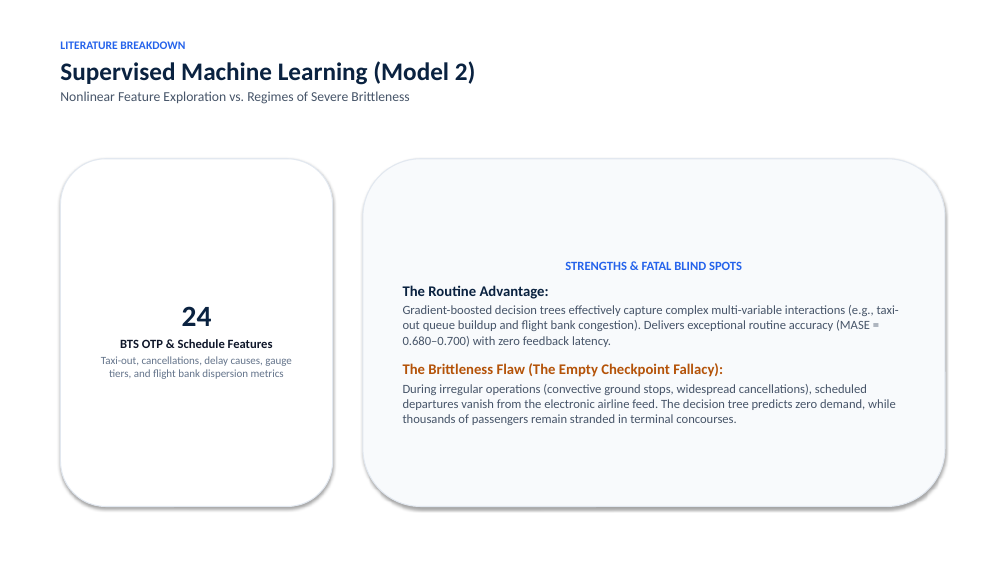
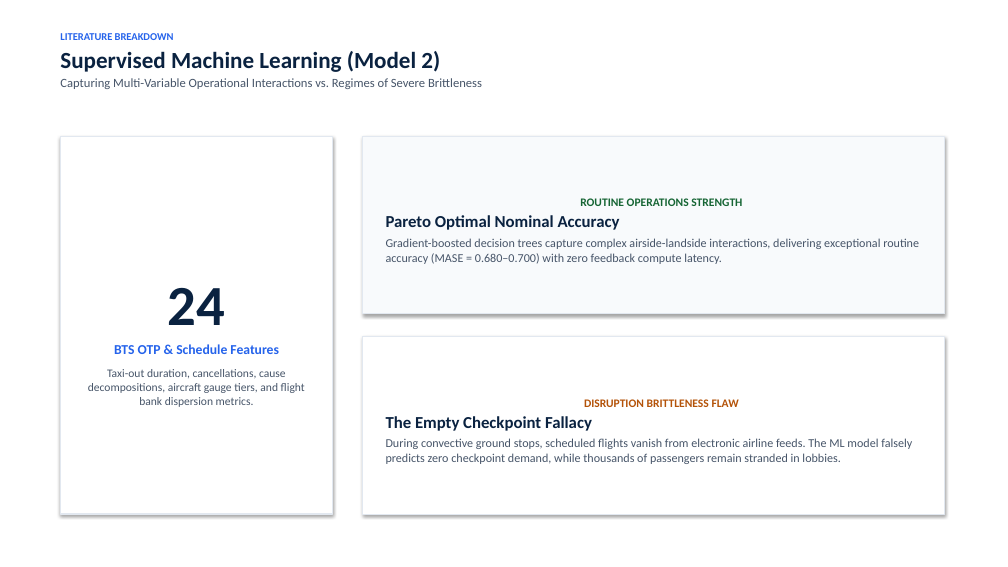
Before and after one commit to leila-gleich/final-thesis, a slide deck: slide 12 of Recommended-Thesis-Defense-Deck.pptx. Drawn at 1008x567 pixels with LibreOffice and Linux fonts; fonts in the diff are those of the drawing. Boxes give left, top, right and bottom in pixels: in the first picture for what was removed or moved away, otherwise in the second. Text is boxed around its words. In the diff, an @@ line names an element or a change of style, - is before the commit and + after.

```diff
--- a/Recommended-Thesis-Defense-Deck.pptx
+++ b/Recommended-Thesis-Defense-Deck.pptx
@@ text at (x1=60, y1=33, x2=440, y2=72): size 11 to 10 pt in "LITERATURE BREAKDOWN"; size 24 to 22 pt in "Supervised Machine Learning (Model 2)"; less space between paragraphs @@
@@ text "LITERATURE BREAKDOWN" moved from (x1=60, y1=41, x2=476, y2=104) to (x1=60, y1=33, x2=482, y2=89) @@
@@ text at (x1=60, y1=78, x2=482, y2=89): text changed; size 13 to 12 pt @@
-Nonlinear Feature Exploration vs. Regimes of Severe Brittleness
+Capturing Multi-Variable Operational Interactions vs. Regimes of Severe Brittleness
@@ rectangle "24" resized from (x1=60, y1=159, x2=333, y2=507) to (x1=60, y1=136, x2=333, y2=514) @@
@@ rectangle "24" at (x1=60, y1=136, x2=333, y2=514): rounded rectangle to rectangle @@
@@ rectangle "ROUTINE OPERATIONS STRENGTH" at (x1=363, y1=136, x2=945, y2=314): rounded rectangle to rectangle @@
@@ rectangle "ROUTINE OPERATIONS STRENGTH" resized from (x1=363, y1=159, x2=945, y2=507) to (x1=363, y1=136, x2=945, y2=314) @@
@@ text in rectangle at (x1=386, y1=198, x2=919, y2=264): text changed; size 12 to 11.5 pt @@
-STRENGTHS & FATAL BLIND SPOTS
-The Routine Advantage:
-Gradient-boosted decision trees effectively capture complex multi-variable interactions (e.g., taxi-out queue buildup and flight bank congestion). Delivers exceptional routine accuracy (MASE = 0.680–0.700) with zero feedback latency.
-The Brittleness Flaw (The Empty Checkpoint Fallacy):
-During irregular operations (convective ground stops, widespread cancellations), scheduled departures vanish from the electronic airline feed. The decision tree predicts zero demand, while thousands of passengers remain stranded in terminal concourses.
+ROUTINE OPERATIONS STRENGTH
+Pareto Optimal Nominal Accuracy
+Gradient-boosted decision trees capture complex airside-landside interactions, delivering exceptional routine accuracy (MASE = 0.680–0.700) with zero feedback compute latency.
@@ text in rectangle at (x1=114, y1=288, x2=279, y2=354): size 28 to 54 pt in "24"; size 12 to 13 pt, text colour #0F172A to #2563EB in "BTS OTP & Schedule Features" @@
@@ rectangle added at (x1=363, y1=337, x2=945, y2=514), fill #FFFFFF, outline #E2E8F0 1 pt, 11.5 pt, text #475569 @@
+DISRUPTION BRITTLENESS FLAW
+The Empty Checkpoint Fallacy
+During convective ground stops, scheduled flights vanish from electronic airline feeds. The ML model falsely predicts zero checkpoint demand, while thousands of passengers remain stranded in lobbies.
@@ text in rectangle at (x1=88, y1=369, x2=305, y2=407): text changed; size 10.5 to 11 pt; text colour #64748B to #475569 @@
-Taxi-out, cancellations, delay causes, gauge tiers, and flight bank dispersion metrics
+Taxi-out duration, cancellations, cause decompositions, aircraft gauge tiers, and flight bank dispersion metrics.
```
Also in this commit, not shown: 23 other slides changed, 8 slides added, 8 slides removed, 2 other files.
